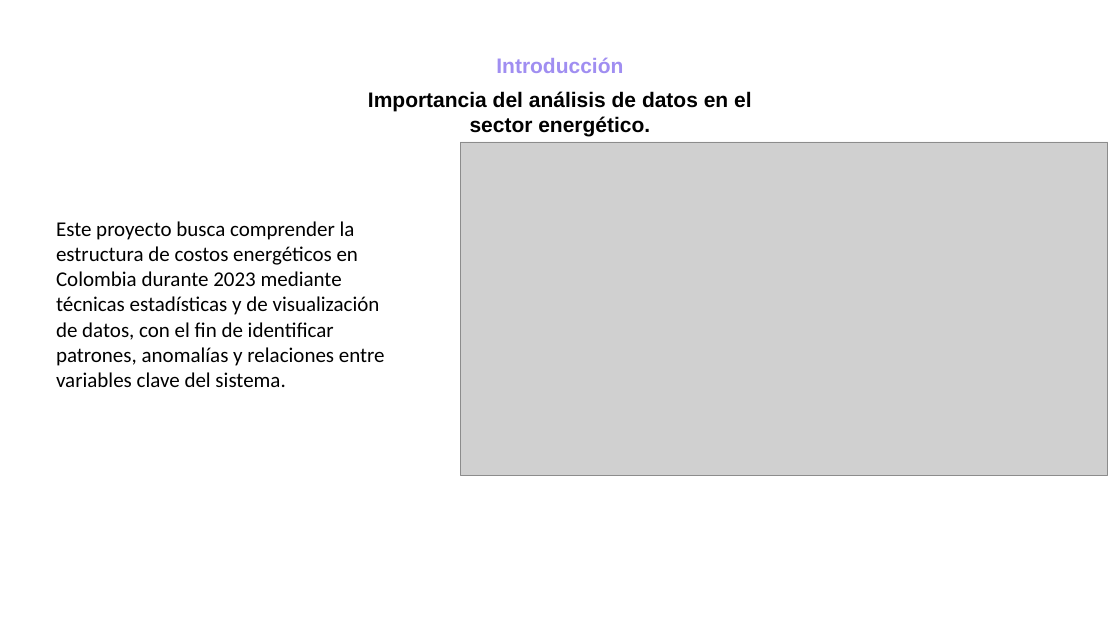
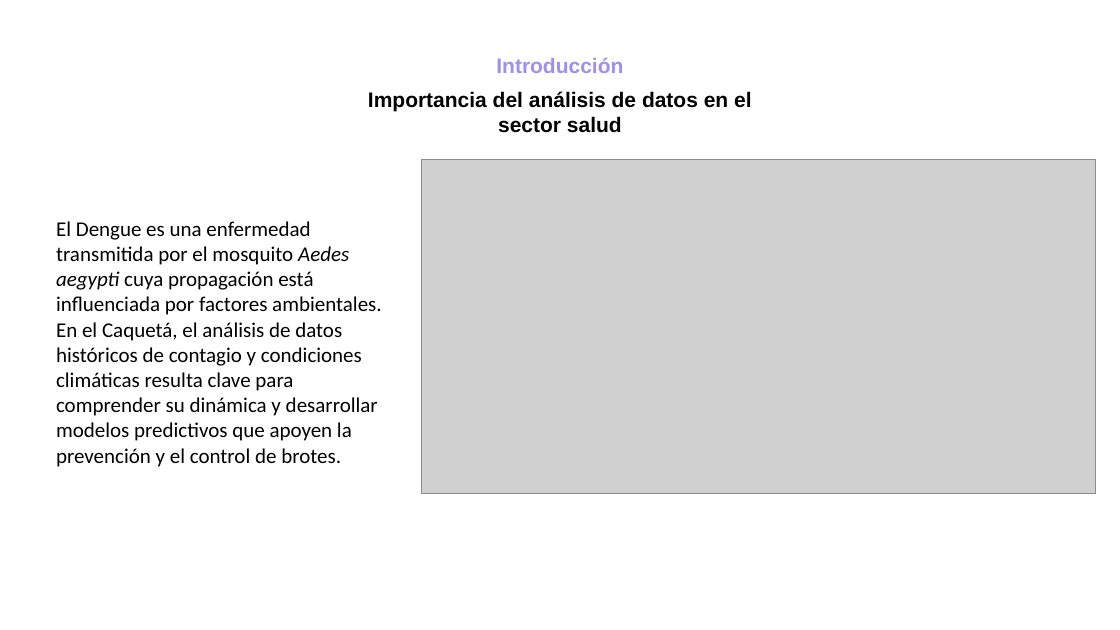
Before and after one commit to Musiconauta24/Proyecto_Curso_IA, a slide deck: slide 2 of Docuemtos_base/proyecto final.pptx. Drawn at 1120x630 pixels with LibreOffice and Linux fonts; fonts in the diff are those of the drawing; grey boxes stand for pictures; background and template pictures are left out. Boxes give left, top, right and bottom in pixels: in the first picture for what was removed or moved away, otherwise in the second. Text is boxed around its words. In the diff, an @@ line names an element or a change of style, - is before the commit and + after.

Commit message:
corrección de modelo

```diff
--- a/Docuemtos_base/proyecto final.pptx
+++ b/Docuemtos_base/proyecto final.pptx
@@ text at (x1=368, y1=91, x2=751, y2=133): text changed @@
-Importancia del análisis de datos en el sector energético.
+Importancia del análisis de datos en el sector salud
@@ picture resized from (x1=460, y1=142, x2=1108, y2=476) to (x1=422, y1=160, x2=1096, y2=494) @@
@@ text at (x1=56, y1=221, x2=381, y2=467): text changed @@
-Este proyecto busca comprender la estructura de costos energéticos en Colombia durante 2023 mediante técnicas estadísticas y de visualización de datos, con el fin de identificar patrones, anomalías y relaciones entre variables clave del sistema.
+El Dengue es una enfermedad transmitida por el mosquito Aedes aegypti cuya propagación está influenciada por factores ambientales. En el Caquetá, el análisis de datos históricos de contagio y condiciones climáticas resulta clave para comprender su dinámica y desarrollar modelos predictivos que apoyen la prevención y el control de brotes.
```
Also in this commit, not shown: 3 other slides changed, 6 slides added, 5 slides removed, 11 other files.
